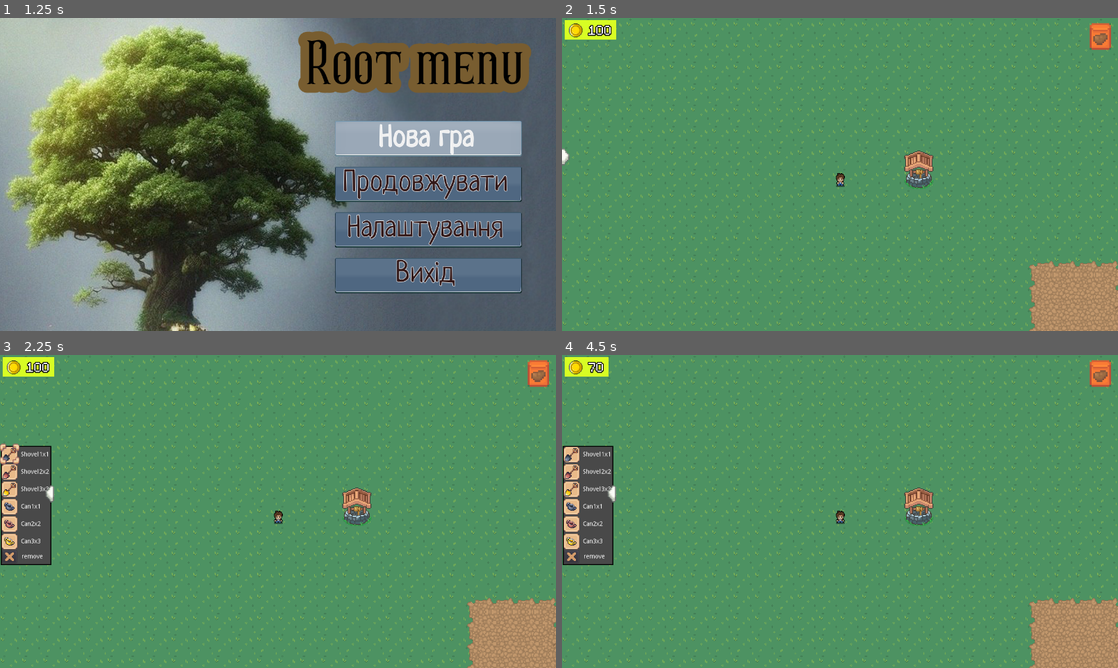
Above: before the commit, frames 1-4 (two rows, left to right).
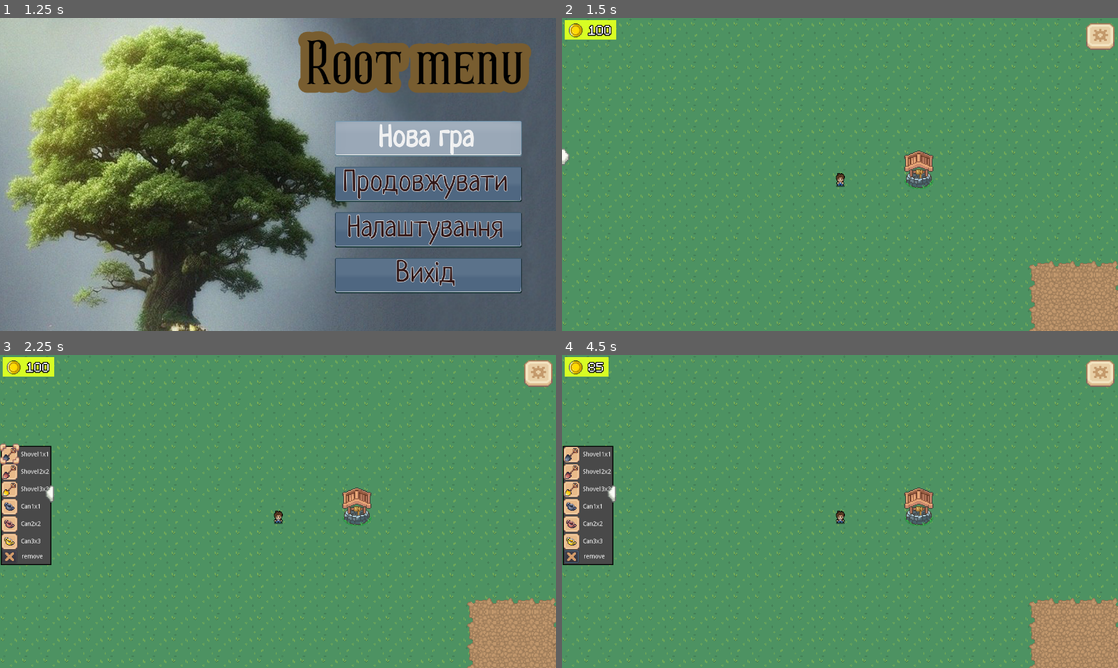
Above: after the commit, the same moments.

Repository: zolkins/RootGame
Game: Godot game, scene res://scenes/main_menu.tscn
The game is run twice, just before and just after one commit, with the same random seed, the same clock (stepped at 60 frames per second) and the same inputs.
Inputs (mouse positions are in pixels of both pictures, inside the frame that each line leads up to):
- Up to frame 1 (1.25 s): click "Нова гра" at 0.5 s
- Up to frame 2 (1.5 s): click "Продовжувати" at 1.25 s
- Up to frame 3 (2.25 s): click (5, 492) at 2 s
- Up to frame 4 (4.5 s): click "remove" at 2.75 s; click (1101, 373) at 3.5 s; tap Enter at 4.25 s; drag from (840, 511) to (895, 442) at 4.27 s

Frame 1 is identical in both runs. In frame 2, 0.4% of the frame differs, in the area x 94-100%, y 1-11%; in frame 3, 0.4%; in frame 4, 0.5%, in the area x 0-100%, y 1-67%.

Commit message:
убрал выделение в сетингах вокруг чекбокса+добавил_для_плейреа_настройки

Diff:
--- a/scenes/main_menu.tscn
+++ b/scenes/main_menu.tscn
@@ -205,7 +205,9 @@
 margin_top = 80.0
 margin_right = 974.0
 margin_bottom = 178.0
+focus_mode = 0
 theme = ExtResource( 5 )
+enabled_focus_mode = 0
 align = 1
 
 [node name="language2" type="Label" parent="settings"]
@@ -235,8 +237,10 @@
 margin_top = 246.0
 margin_right = 967.0
 margin_bottom = 266.0
+focus_mode = 0
 theme = ExtResource( 5 )
 custom_fonts/font = SubResource( 4 )
+enabled_focus_mode = 0
 text = "Ukranian"
 align = 1
 icon_align = 1
@@ -311,7 +315,9 @@
 margin_top = 463.0
 margin_right = 974.0
 margin_bottom = 561.0
+focus_mode = 0
 theme = ExtResource( 5 )
+enabled_focus_mode = 0
 
 [node name="buttons" type="AudioStreamPlayer" parent="."]
 bus = "SFX"
--- a/scenes/player.tscn
+++ b/scenes/player.tscn
@@ -6,9 +6,10 @@
 [ext_resource path="res://scenes/Camera2D.gd" type="Script" id=4]
 [ext_resource path="res://scenes/Hotbar.tscn" type="PackedScene" id=5]
 [ext_resource path="res://scenes/joystick.tscn" type="PackedScene" id=6]
-[ext_resource path="res://resources/img/PotatoSeeds.png" type="Texture" id=7]
+[ext_resource path="res://resources/img/settings_but_small_pressed.png" type="Texture" id=7]
 [ext_resource path="res://resources/mp3/music/Space Jazz.mp3" type="AudioStream" id=8]
 [ext_resource path="res://resources/mp3/sfx/FootStep Grass 01.wav" type="AudioStream" id=9]
+[ext_resource path="res://resources/img/settings_but_small.png" type="Texture" id=10]
 
 [sub_resource type="AtlasTexture" id=2]
 atlas = ExtResource( 3 )
@@ -177,7 +178,10 @@
 margin_top = 12.0
 margin_right = -8.0
 margin_bottom = 0.279999
-texture_normal = ExtResource( 7 )
+focus_mode = 0
+enabled_focus_mode = 0
+texture_normal = ExtResource( 10 )
+texture_pressed = ExtResource( 7 )
 expand = true
 
 [node name="CanvasLayer2" parent="." instance=ExtResource( 6 )]
Binary file added: resources/img/settings_but_small.png
Binary file added: resources/img/settings_but_small_pressed.png
Not shown: 1 places in scenes/player.tscn that only renumber resources
